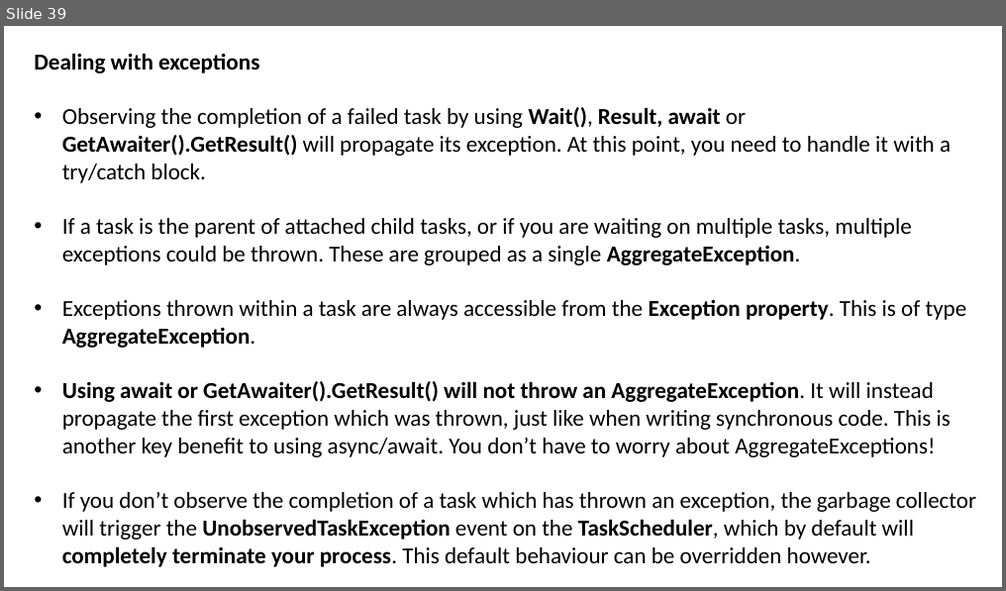
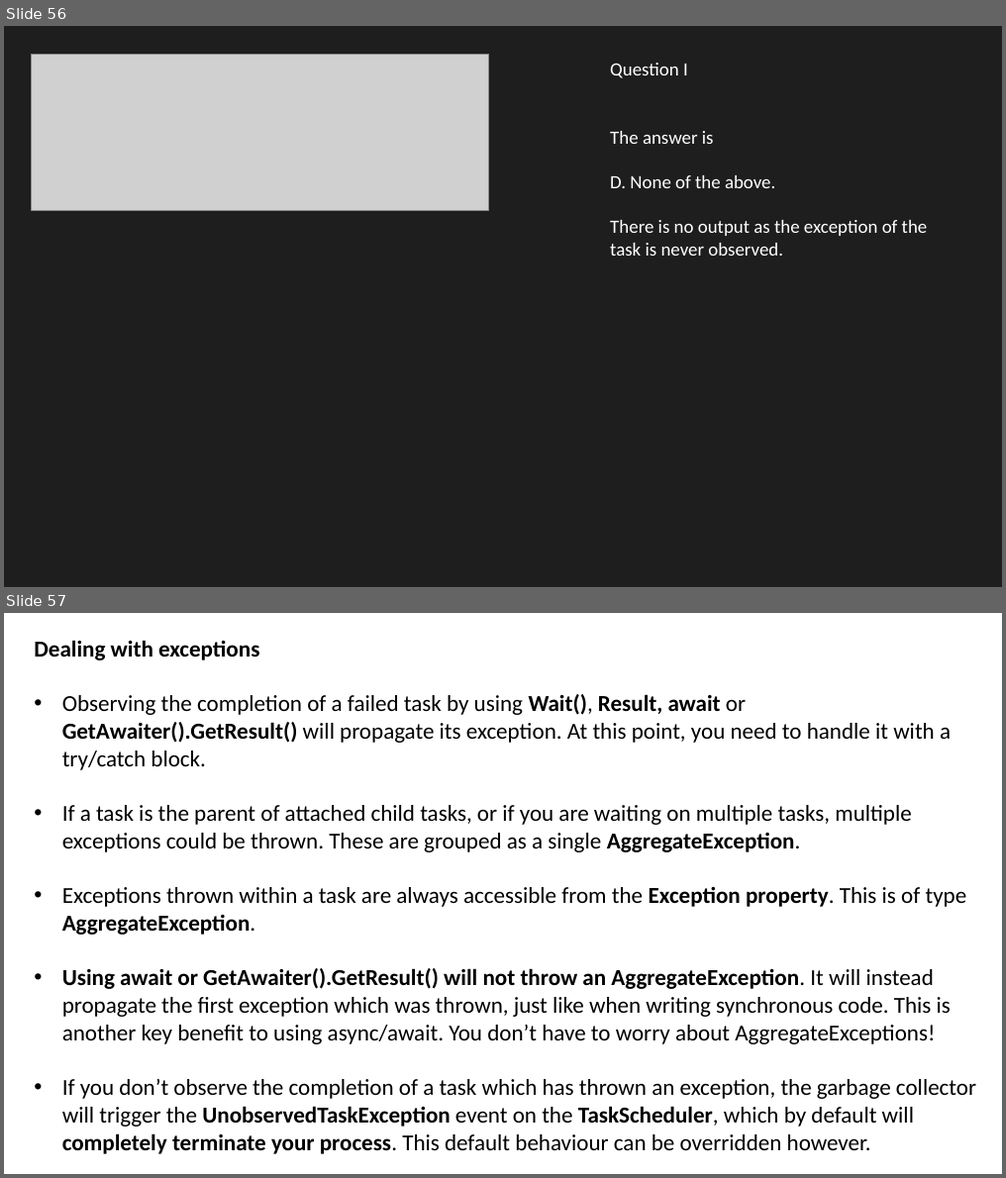
Before and after one commit to JoshKain/AsyncAwaitQuiz, a slide deck: Async and await presentation.pptx. Shown one above the other, each under a label of ours: slide 39 before the commit, slides 56 and 57 after it. The pictures are 1006x591 and 1006x1178 pixels, drawn with LibreOffice and Linux fonts; fonts in the diff are those of the drawing; grey boxes stand for pictures. Boxes give left, top, right and bottom in pixels: in the first picture for what was removed or moved away, otherwise in the second. Text is boxed around its words. In the diff, an @@ line names an element or a change of style, - is before the commit and + after.

```diff
--- a/Async and await presentation.pptx
+++ b/Async and await presentation.pptx
@@ slide 56 added at [4, 26, 1002, 587], background #1E1E1E @@
@@ picture added at [32, 54, 489, 210] @@
@@ text added at [610, 63, 688, 78], 18 pt, text #FFFFFF @@
+Question I
@@ text added at [610, 131, 928, 256], 18 pt, text #FFFFFF @@
+The answer is
+D. None of the above.
+There is no output as the exception of the task is never observed.
@@ what was slide 39 is now slide 57 @@
```
Also in this commit, not shown: 17 other slides added, 1 other file.
